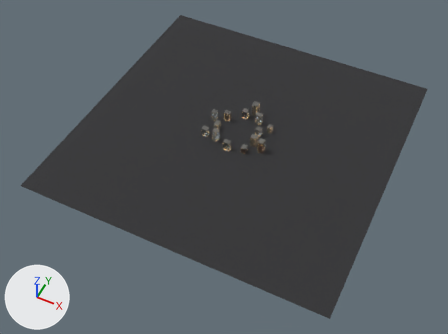
An edit to the glTF model Assets/City/mid_blocks.glb, drawn before and after from the same camera.
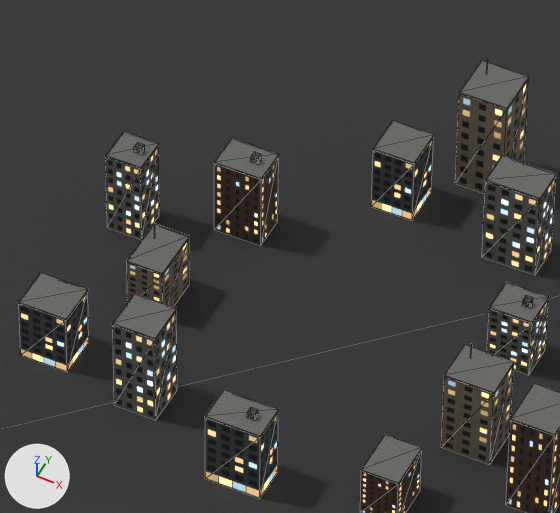
Each version is shown whole from a camera (50 mm lens) standing at (483.0, -1053.0, 1163.0) and looking at (-1.0, -86.0, -46.0), then close up on the part from 44% to 59% of the width and 28% to 46% of the height. Lighting does not change. The marker at lower left points along +X, +Y and +Z. The first two pictures are the older version. The close-ups show mesh edges as thin lines. Vertices at exactly the same position are counted once.

Names of what the first close-up shows: 'mid_blocks'.
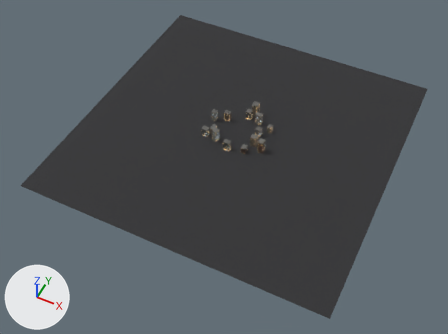
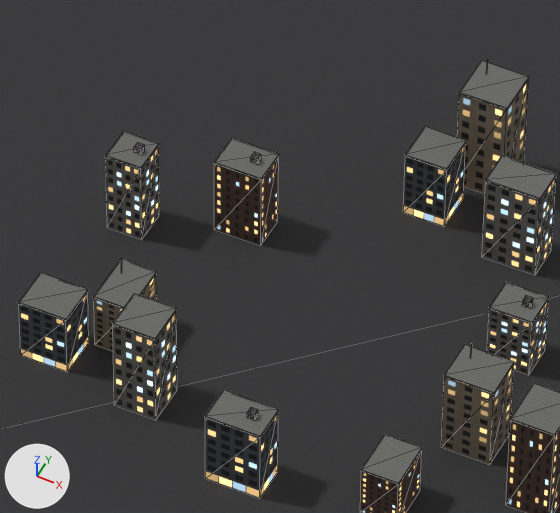
Location of each change, (x1, y1, x2, y2) in pixels of the close-ups (560 x 513 px; the box of a moved part takes in the faces that stretch with it):
part 1 of me_atom_mid_blocks, moved or reshaped: before (127, 239, 189, 307); after (94, 274, 157, 351)
part 2 of me_atom_mid_blocks, moved or reshaped: before (371, 137, 434, 221); after (403, 143, 466, 227)
part 3 of me_atom_mid_blocks, moved or reshaped: before (126, 224, 190, 275); after (93, 259, 157, 308)
part 4 of me_atom_mid_blocks, moved or reshaped: before (373, 121, 434, 164); after (405, 126, 466, 170)

The change, as a diff of the scene's bpy script:
```diff
--- a/Assets/City/mid_blocks.glb.py
+++ b/Assets/City/mid_blocks.glb.py
@@ me_atom_mid_blocks @@
 me_atom_mid_blocks.from_pydata(...)  # 356 vertices, 454 faces; spans x -400.0..400.0, y -400.0..400.0, z 0.0..45.0
 # used by ob_mid_blocks; location = (0.0, 0.0, 0.0)
+# me_atom_mid_blocks part 1: the loose piece of 8 vertices spanning x -66.0..-54.0, y -15.0..3.0, z 0.0..20.0 is moved by (-2.0, -18.0, 0.0)
+# me_atom_mid_blocks part 2: the loose piece of 8 vertices spanning x -19.0..-5.0, y 59.0..73.0, z 0.0..24.0 is moved by (10.0, 2.0, 0.0)
+# me_atom_mid_blocks part 3: the loose piece of 8 vertices spanning x -66.0..-54.0, y -15.0..3.0, z 20.0..21.0 is moved by (-2.0, -18.0, 0.0)
+# me_atom_mid_blocks part 4: the loose piece of 8 vertices spanning x -19.0..-5.0, y 59.0..73.0, z 24.0..25.0 is moved by (10.0, 2.0, 0.0)
 me_atom_mid_blocks.materials.append(mat_atom_asphalt)
```
